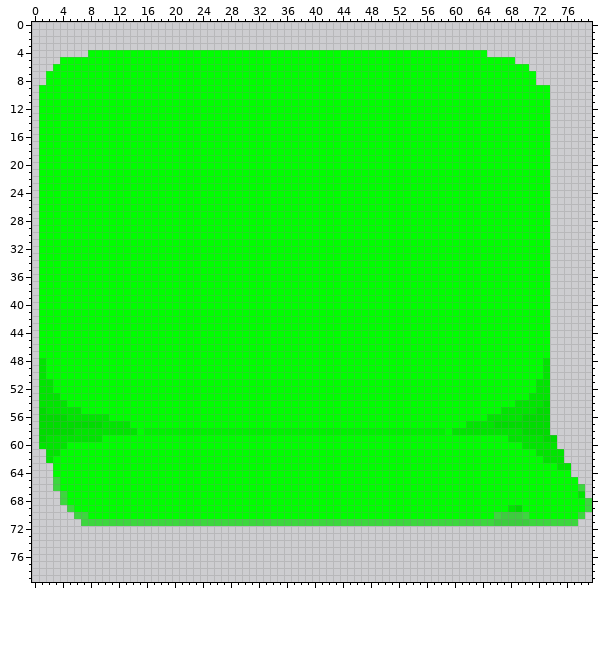
A pixel-art file gets an edit: losbehomemauuooooouuuu/Assets/arquivos originais/troca de fase/tela_verde.ase. That is the earlier state.
80x80 pixels, 1 frame. Colours within 5 levels of each other are drawn and written as one.
New version:
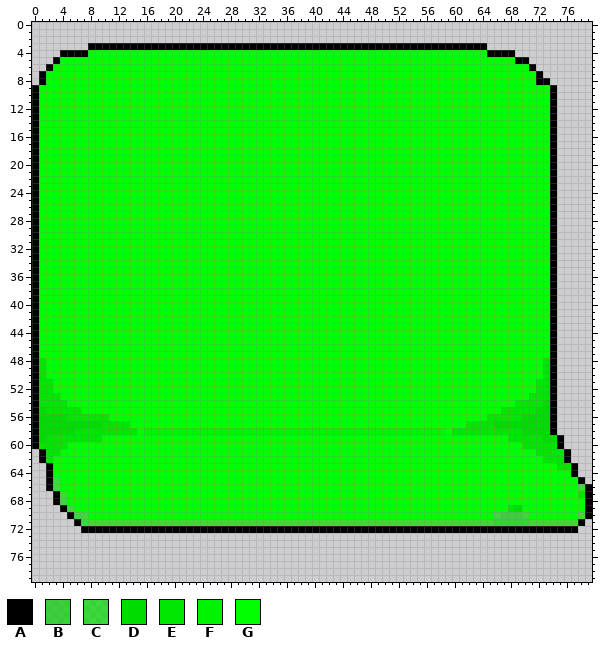
Palette (. is transparent): A #000000  B #00cd00b3  C #00db00b3  D #00dc00  E #00e600  F #00f300  G #00ff00
Change:
Layers "Group 1/Layer 2", "Group 1/Layer 1":
Colour A is added in row 3 at x 8 to 64; in row 4 at x 4 to 7 and 65 to 68; in row 5 at x 3 and 69 to 70; in row 6 at x 2 and 71; in row 7 at x 1 and 72; in row 8 at x 1 and 72 to 73.
Colour A is added in rows 9 to 58 at x 0 and 74; in rows 59 to 60 at x 0 and 75; in rows 61 to 62 at x 1 and 76; in rows 63 to 64 at x 2 and 77; in row 65 at x 2 and 78; in row 66 at x 2 and 79.
Colour A is added in row 67 at x 3 and 79; in row 68 at x 3; in row 69 at x 4; in row 70 at x 5 and 79; in row 71 at x 6 and 78; in row 72 at x 7 to 77.
Colour A replaces colour C in rows 68 to 69 at x 79.
Boxes around the changes in both pictures, in picture pixels (x1, y1, x2, y2):
changed: (32, 43, 592, 533)
